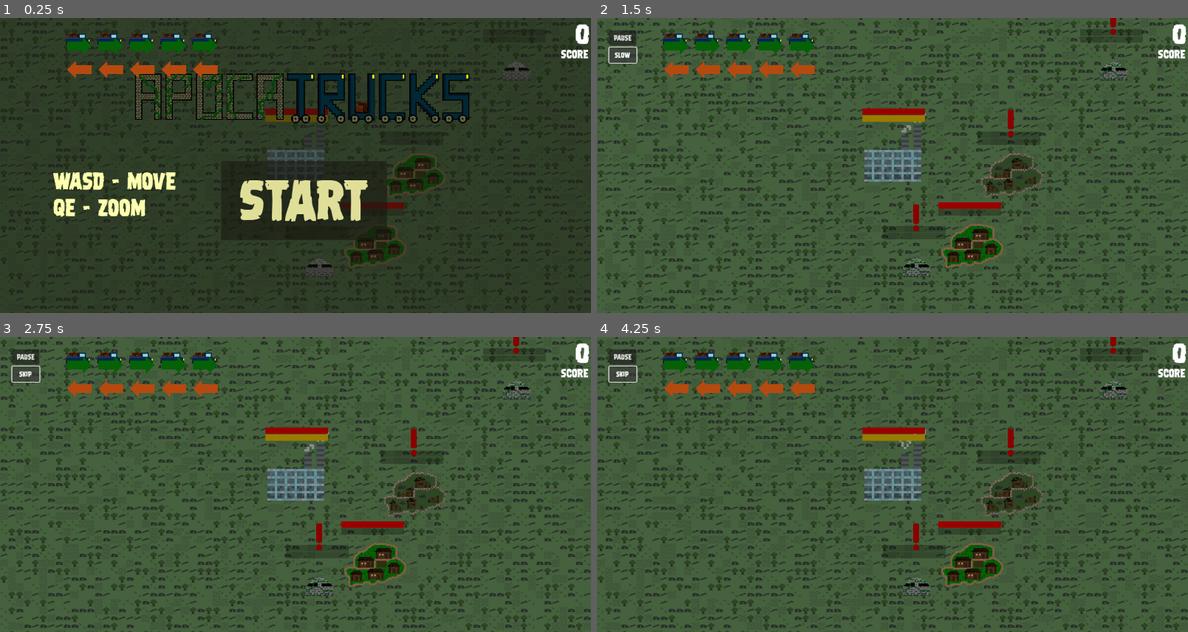
Above: before the commit, frames 1-4 (two rows, left to right).
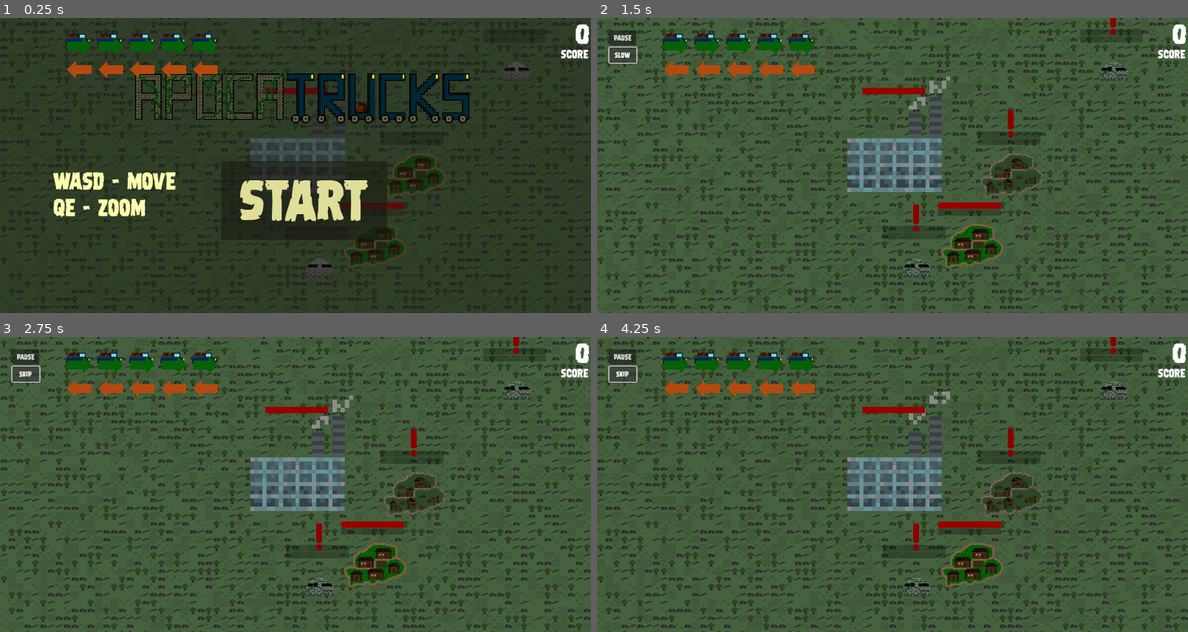
Above: after the commit, the same moments.

Repository: lewis785/ludum-dare-53
Game: Godot game, scene res://scenes/main.tscn
Two runs of this game, one before a commit and one after it. Both use one fixed random seed, a clock stepped at 60 frames per second and the inputs below.
Inputs:
- Up to frame 1 (0.25 s): no input
- Up to frame 2 (1.5 s): click "start" at 0.5 s; click "skip" at 1.25 s
- Up to frame 3 (2.75 s): click "slow" at 2 s
- Up to frame 4 (4.25 s): click "skip" at 2.75 s; click "slow" at 3.5 s

The runs differ from the first frame. In frame 1, 1.0% of the frame differs, in the area x 42-59%, y 23-59%; in frame 2, 3.5%, in the area x 42-60%, y 19-59%; in frame 3, 3.5%; in frame 4, 3.5%.

Commit message:
feat: update depoy size

Diff:
--- a/scenes/structure/structure.tscn
+++ b/scenes/structure/structure.tscn
@@ -1,13 +1,13 @@
 [gd_scene load_steps=33 format=3 uid="uid://sd50xggadb4x"]
 
 [ext_resource type="Script" path="res://scenes/structure/structure.gd" id="1_lu5co"]
-[ext_resource type="PackedScene" uid="uid://c42uutkvkk8cc" path="res://scenes/enemy/obstacle.tscn" id="2_bykja"]
 [ext_resource type="PackedScene" uid="uid://cs533if32c81i" path="res://scenes/combat/entity.tscn" id="2_f0kq4"]
 [ext_resource type="Texture2D" uid="uid://d2drtgly02a7l" path="res://assets/village/good_town.png" id="2_ymwu0"]
 [ext_resource type="Texture2D" uid="uid://7hpnbnpn8wyx" path="res://assets/village/bad_town.png" id="3_jh6o1"]
 [ext_resource type="Texture2D" uid="uid://cqt6l860xjcg4" path="res://assets/village/bunker_good.png" id="4_45q1i"]
 [ext_resource type="Texture2D" uid="uid://dhsem2ddr6582" path="res://assets/village/bunker_bad.png" id="5_y2ael"]
 [ext_resource type="Texture2D" uid="uid://dsl06clss4god" path="res://assets/village/ui_borders.png" id="6_6ghwf"]
+[ext_resource type="PackedScene" uid="uid://diu6ls3spsxlf" path="res://scenes/enemy/target.tscn" id="6_tyybt"]
 [ext_resource type="PackedScene" uid="uid://bedx7ybi8m0ef" path="res://scenes/supply_store/supply_store.tscn" id="9_ktk31"]
 [ext_resource type="Texture2D" uid="uid://crg5lh8xmoylf" path="res://assets/heart.png" id="10_8x0iy"]
 [ext_resource type="AudioStream" uid="uid://b7hltg4hncbck" path="res://sounds/effects/Ting.wav" id="10_27gmi"]
@@ -132,11 +132,6 @@
 [node name="structure" type="Node2D" groups=["game", "structures"]]
 script = ExtResource("1_lu5co")
 
-[node name="Obstacle" parent="." instance=ExtResource("2_bykja")]
-visible = false
-position = Vector2(-2, 6)
-radius = 120
-
 [node name="entity" parent="." instance=ExtResource("2_f0kq4")]
 active = false
 health = 200
@@ -175,6 +170,9 @@
 position = Vector2(1, 1)
 shape = SubResource("CircleShape2D_l3nck")
 debug_color = Color(0.505882, 0.580392, 0, 0.419608)
+
+[node name="target" parent="." groups=["targets"] instance=ExtResource("6_tyybt")]
+position = Vector2(1, 1)
 
 [node name="SupplyStore" parent="." instance=ExtResource("9_ktk31")]
 position = Vector2(0, 24)
--- a/scenes/supply_depot/supply_depot.tscn
+++ b/scenes/supply_depot/supply_depot.tscn
@@ -1,13 +1,10 @@
-[gd_scene load_steps=21 format=3 uid="uid://dhf8loxej1fdg"]
+[gd_scene load_steps=18 format=3 uid="uid://dhf8loxej1fdg"]
 
 [ext_resource type="Script" path="res://scenes/supply_depot/supply_depot.gd" id="1_8fqxo"]
 [ext_resource type="Texture2D" uid="uid://o6r78b3qslt7" path="res://assets/depot-light.png" id="1_pfjkr"]
 [ext_resource type="PackedScene" uid="uid://cs533if32c81i" path="res://scenes/combat/entity.tscn" id="2_fx2ib"]
 [ext_resource type="PackedScene" uid="uid://dpmoir6bxfdp7" path="res://scenes/supply_truck/truck_coordinator.tscn" id="2_gcobm"]
-[ext_resource type="PackedScene" uid="uid://bedx7ybi8m0ef" path="res://scenes/supply_store/supply_store.tscn" id="4_3321a"]
 [ext_resource type="PackedScene" uid="uid://dws8yrkuha0xn" path="res://scenes/status_bar/status_bar.tscn" id="5_qdkt8"]
-[ext_resource type="Texture2D" uid="uid://c88nwnkcbc10f" path="res://assets/projectile/single_bullet.png" id="7_um3hp"]
-[ext_resource type="Texture2D" uid="uid://crg5lh8xmoylf" path="res://assets/heart.png" id="8_m460j"]
 
 [sub_resource type="AtlasTexture" id="AtlasTexture_uovtp"]
 atlas = ExtResource("1_pfjkr")
@@ -88,53 +85,37 @@
 }]
 
 [sub_resource type="RectangleShape2D" id="RectangleShape2D_t2igs"]
-size = Vector2(57.5539, 32.459)
+size = Vector2(96.7769, 55.2295)
 
-[node name="supply_depot" type="Area2D" groups=["depots", "game"]]
+[node name="supply_depot" type="Area2D" groups=["depots"]]
 script = ExtResource("1_8fqxo")
 
 [node name="entity" parent="." instance=ExtResource("2_fx2ib")]
-health = 1000
-max_health = 1000
+health = 100
+max_health = 100
 
 [node name="DepotSprite" type="AnimatedSprite2D" parent="."]
-position = Vector2(-2, -42)
-scale = Vector2(5, 5)
+position = Vector2(0, -72)
+scale = Vector2(8.375, 8.375)
 sprite_frames = SubResource("SpriteFrames_u2thd")
 animation = &"depot-healthy"
 
 [node name="truck_coordinator" parent="." instance=ExtResource("2_gcobm")]
 
-[node name="SupplyStore" parent="truck_coordinator" instance=ExtResource("4_3321a")]
-position = Vector2(1, 12)
-scale = Vector2(0.5, 0.5)
-
 [node name="CollisionShape2D" type="CollisionShape2D" parent="."]
-position = Vector2(0.446152, 0.541)
+position = Vector2(4.22305, 0.7705)
 scale = Vector2(2, 2)
 shape = SubResource("RectangleShape2D_t2igs")
 
-[node name="RefillTimer" type="Timer" parent="."]
-
-[node name="SupplyBar" parent="." instance=ExtResource("5_qdkt8")]
-offset_left = -61.0
-offset_top = -121.0
-offset_right = -61.0
-offset_bottom = -121.0
-label = "Supply"
-percentage = 100
-colour = Color(1, 0.803922, 0, 1)
-texture = ExtResource("7_um3hp")
-
 [node name="HealthBar" parent="." instance=ExtResource("5_qdkt8")]
 offset_left = -61.0
-offset_top = -135.0
+offset_top = -177.0
 offset_right = -61.0
-offset_bottom = -135.0
+offset_bottom = -177.0
 label = "Health"
+percentage = 100
 colour = Color(1, 0, 0, 1)
-texture = ExtResource("8_m460j")
+metadata/_edit_use_anchors_ = true
 
 [connection signal="body_shape_entered" from="." to="truck_coordinator" method="_on_supply_depot_body_shape_entered"]
 [connection signal="health_update" from="entity" to="HealthBar" method="_on_entity_health_update"]
-[connection signal="timeout" from="RefillTimer" to="." method="_on_refill_timer_timeout"]
